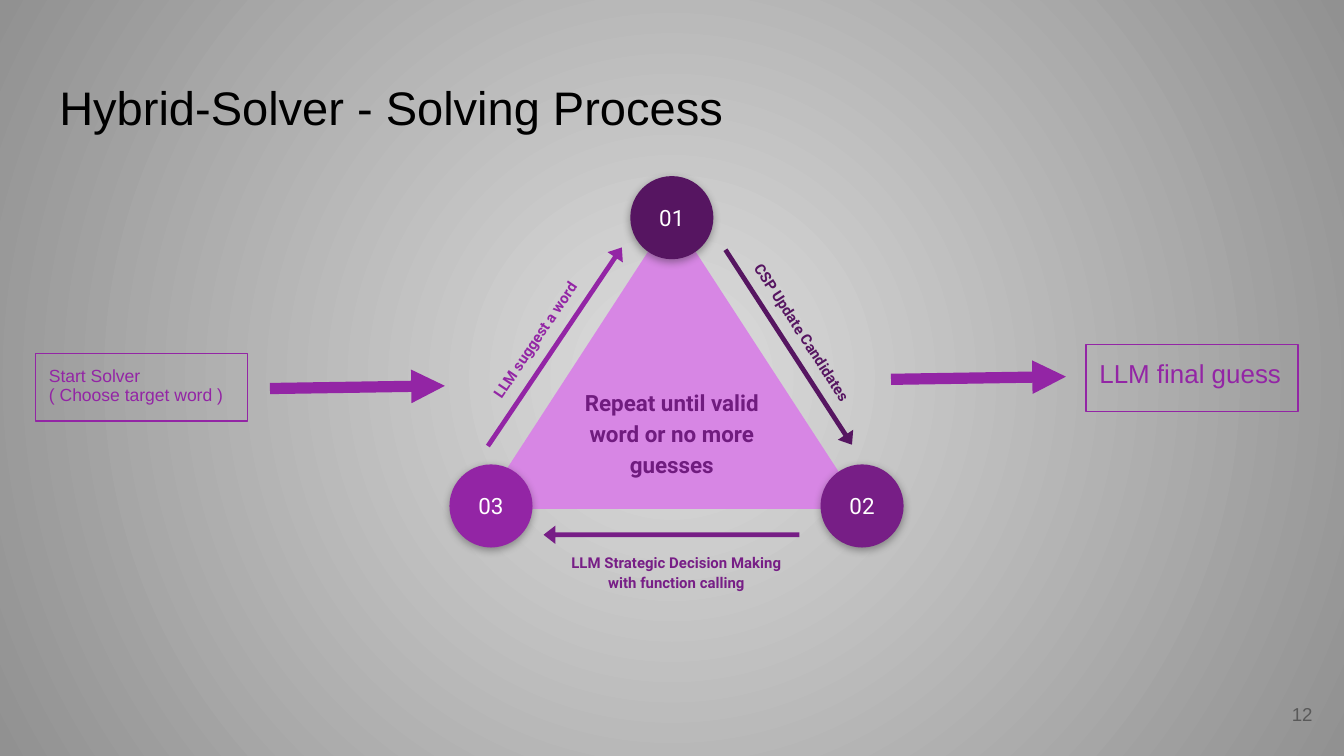
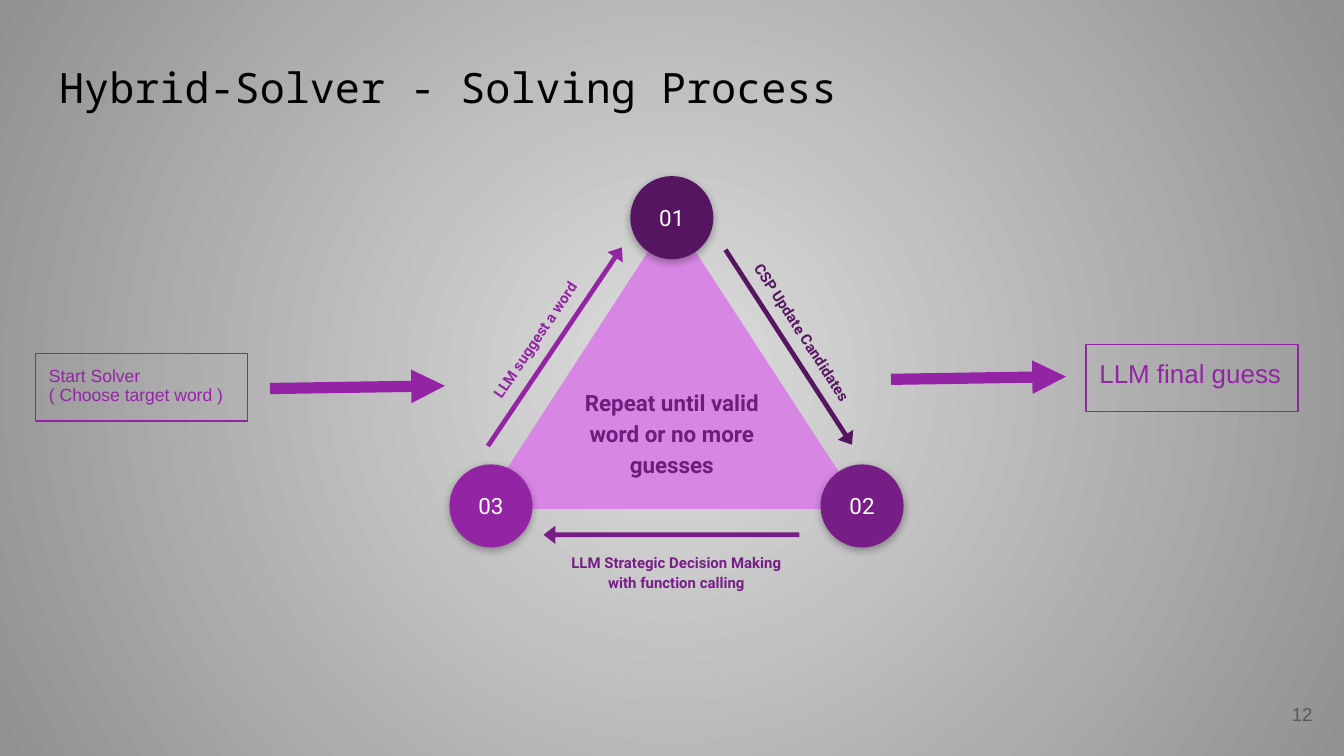
Before and after one commit to ousticrame/Quoridor, a slide deck: slide 12 of CSP-Wordle-Solver/slides/Slides - CSP Wordle Solver.pptx. Drawn at 1344x756 pixels with LibreOffice and Linux fonts; fonts in the diff are those of the drawing. Boxes give left, top, right and bottom in pixels: in the first picture for what was removed or moved away, otherwise in the second. Text is boxed around its words. In the diff, an @@ line names an element or a change of style, - is before the commit and + after.

```diff
--- a/CSP-Wordle-Solver/slides/Slides - CSP Wordle Solver.pptx
+++ b/CSP-Wordle-Solver/slides/Slides - CSP Wordle Solver.pptx
@@ title "Hybrid-Solver - Solving Process": place and size @@
-title "Hybrid-Solver - Solving Process" at <box>59,91,723,134</box>
+title "Hybrid-Solver - Solving Process" at <box>59,71,837,114</box>
@@ title "Hybrid-Solver - Solving Process" at <box>59,71,837,114</box>: size 25.2 to 22.4 pt, font Arial to Noto Sans Mono @@
```
Also in this commit, not shown: 7 other slides changed, 3 other files.
